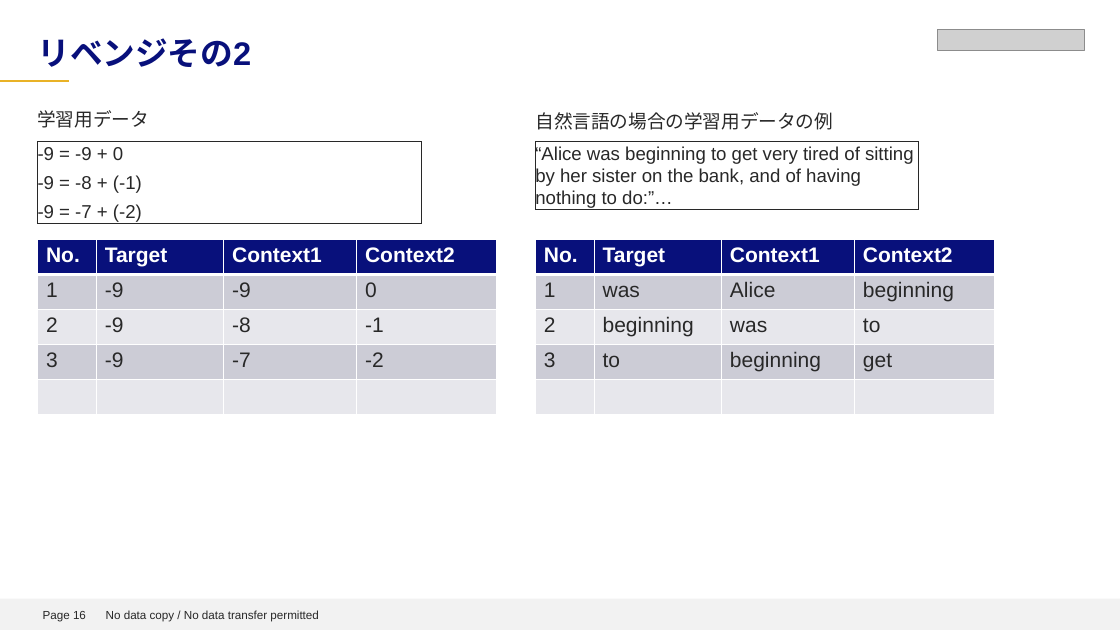
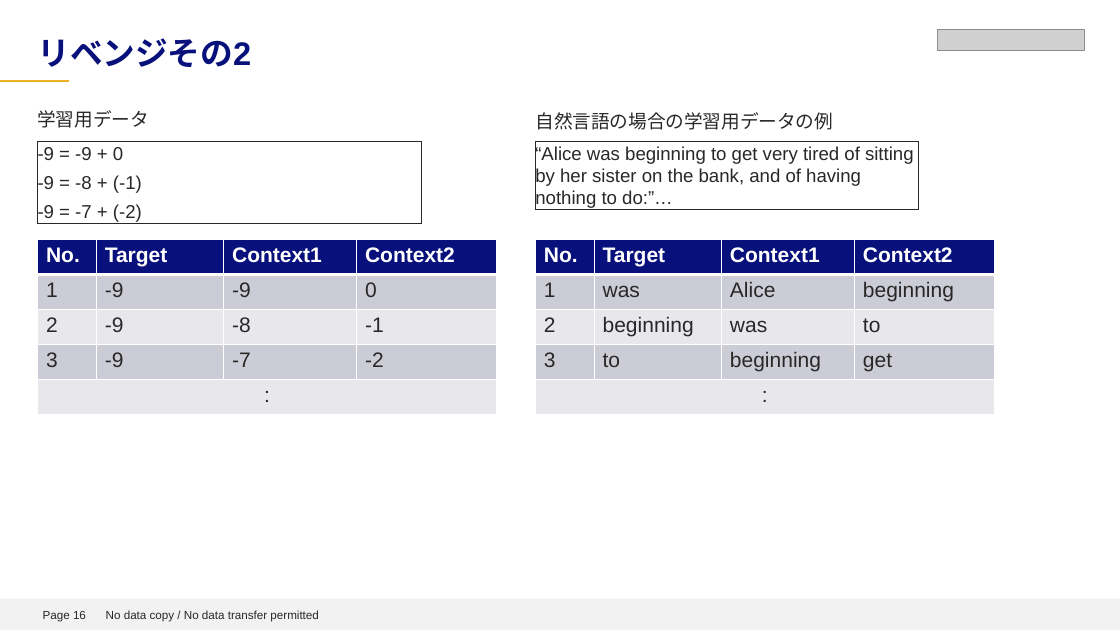
Before and after one commit to sunday-robot/DeepLerningKot, a slide deck: slide 16 of word2vecの紹介2.pptx. Drawn at 1120x630 pixels with LibreOffice and Linux fonts; fonts in the diff are those of the drawing; grey boxes stand for pictures; background and template pictures are left out. Boxes give left, top, right and bottom in pixels: in the first picture for what was removed or moved away, otherwise in the second. Text is boxed around its words. In the diff, an @@ line names an element or a change of style, - is before the commit and + after.

```diff
--- a/word2vecの紹介2.pptx
+++ b/word2vecの紹介2.pptx
@@ table at (38, 239, 497, 414) @@
-row 5, column 1: 
+row 5, column 1: :
@@ table at (536, 239, 995, 414) @@
-row 5, column 1: 
+row 5, column 1: :
```
Also in this commit, not shown: 5 other slides changed.
